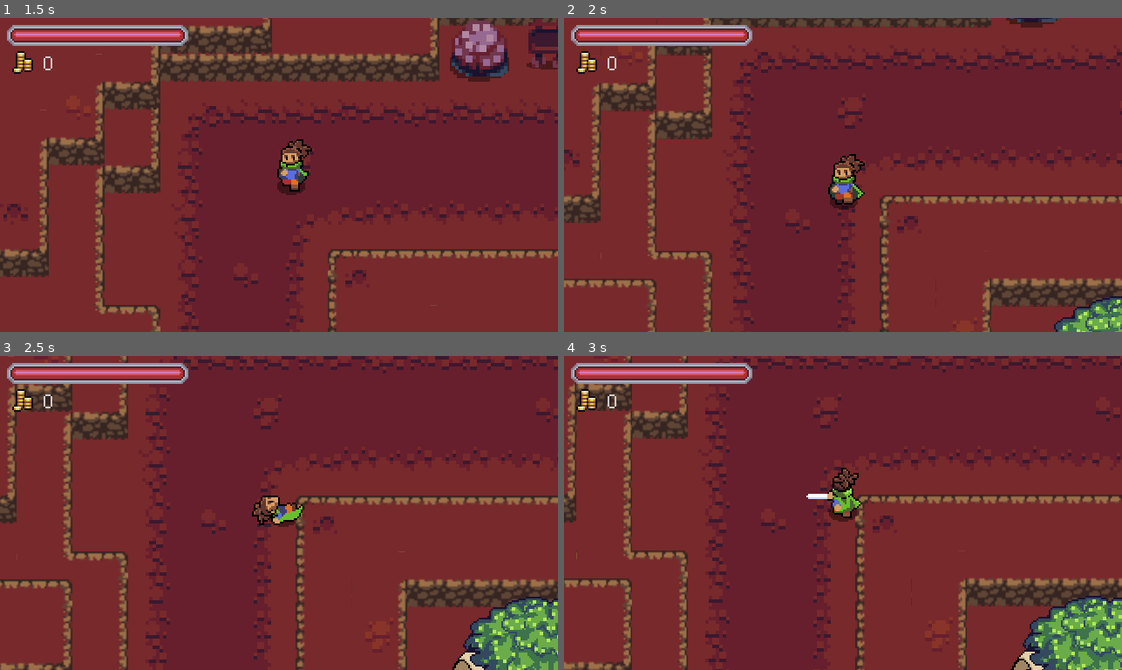
Above: before the commit, frames 1-4 (two rows, left to right).
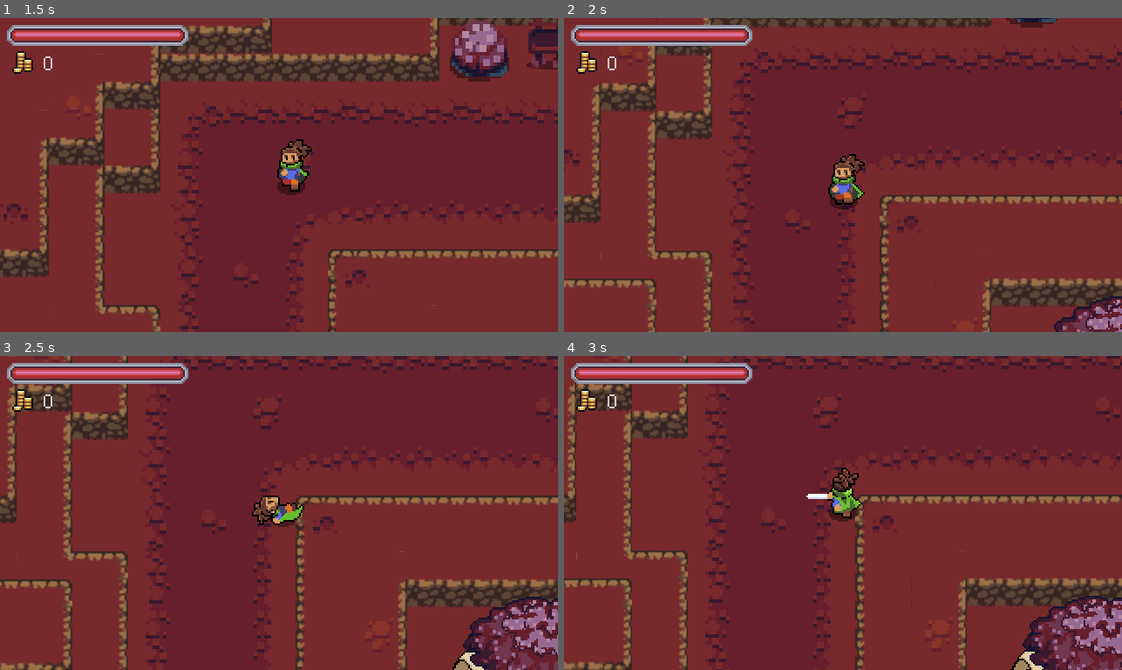
Above: after the commit, the same moments.

Repository: Thomas-Arndt/RPG.1
Game: Godot game, scene res://World/World.tscn
Same seed, same stepped clock (60 frames per second), same inputs: the game is played once before the commit and once after it.
Inputs:
- Up to frame 1 (1.5 s): tap Enter at 0.5 s; hold Right (ui_right) 0.53-1.28 s; tap R (attack) at 0.6 s; hold Down (ui_down) from 1.28 s (still down); tap T (d_shift) at 1.35 s
- Up to frame 2 (2 s): keep holding Down (ui_down)
- Up to frame 3 (2.5 s): release Down (ui_down) at 2.03 s; hold Right (ui_right) from 2.03 s (still down); tap E (roll) at 2.1 s
- Up to frame 4 (3 s): release Right (ui_right) at 2.78 s; hold Up (ui_up) from 2.78 s (still down); tap R (attack) at 2.85 s

Frame 1 is identical in both runs. In frame 2, 0.9% of the frame differs, in the area x 88-100%, y 89-100%; in frame 3, 3.0%; in frame 4, 3.3%, in the area x 82-100%, y 76-100%.

Commit message:
Added dimension-matching for hut sprite

Diff:
--- a/World/Objects/Buildings/Hut.gd
+++ b/World/Objects/Buildings/Hut.gd
@@ -1,9 +1,23 @@
 extends StaticBody2D
 
 onready var Footprint = $Footprint
+onready var red_sprite = $RedSprite
+onready var green_sprite = $GreenSprite
 
 func _ready():
 	Footprint.set_deferred("disabled", false)
+	match_dimension()
+
+func _process(delta):
+	match_dimension()
+
+func match_dimension():
+	if WorldStats.DIMENSION == true:
+		red_sprite.visible = true
+		green_sprite.visible = false
+	else:
+		red_sprite.visible = false
+		green_sprite.visible = true
 
 func _on_AutomaticEntry_body_entered(body):
 	Footprint.set_deferred("disabled", true)
--- a/World/Objects/Buildings/Hut.tscn
+++ b/World/Objects/Buildings/Hut.tscn
@@ -1,9 +1,10 @@
-[gd_scene load_steps=9 format=2]
+[gd_scene load_steps=10 format=2]
 
 [ext_resource path="res://World/Objects/Buildings/Hut.gd" type="Script" id=1]
 [ext_resource path="res://World/Objects/Shrub.tscn" type="PackedScene" id=2]
 [ext_resource path="res://World/Objects/Buildings/HutExteriorUpper.png" type="Texture" id=3]
 [ext_resource path="res://Shadows/LargeShadow.png" type="Texture" id=4]
+[ext_resource path="res://World/Objects/Buildings/HutExteriorRed.png" type="Texture" id=5]
 
 [sub_resource type="CapsuleShape2D" id=1]
 radius = 40.0
@@ -28,9 +29,13 @@
 scale = Vector2( 4.0625, 4.1 )
 texture = ExtResource( 4 )
 
-[node name="OuterSprite" type="Sprite" parent="."]
+[node name="GreenSprite" type="Sprite" parent="."]
 position = Vector2( 0, -49 )
 texture = ExtResource( 3 )
+
+[node name="RedSprite" type="Sprite" parent="."]
+position = Vector2( 0, -49 )
+texture = ExtResource( 5 )
 
 [node name="Footprint" type="CollisionShape2D" parent="."]
 position = Vector2( 0, -39 )
Binary file added: World/Objects/Buildings/HutExteriorRed.png
Not shown, added: World/Objects/Buildings/HutExteriorRed.png.import
